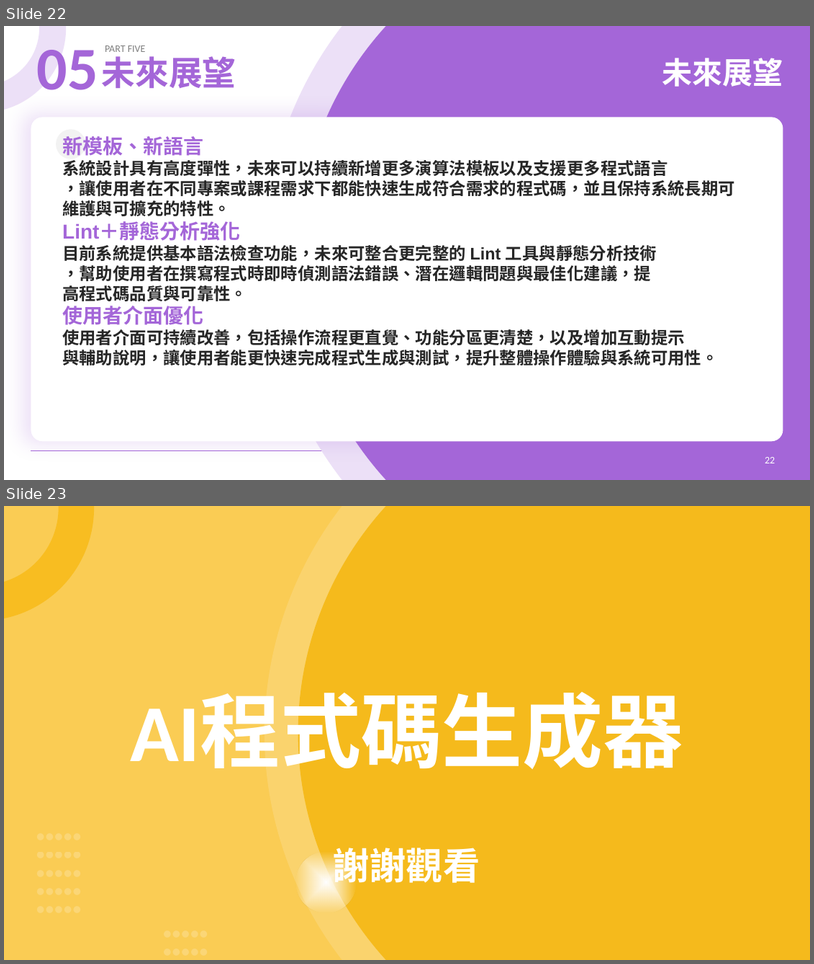
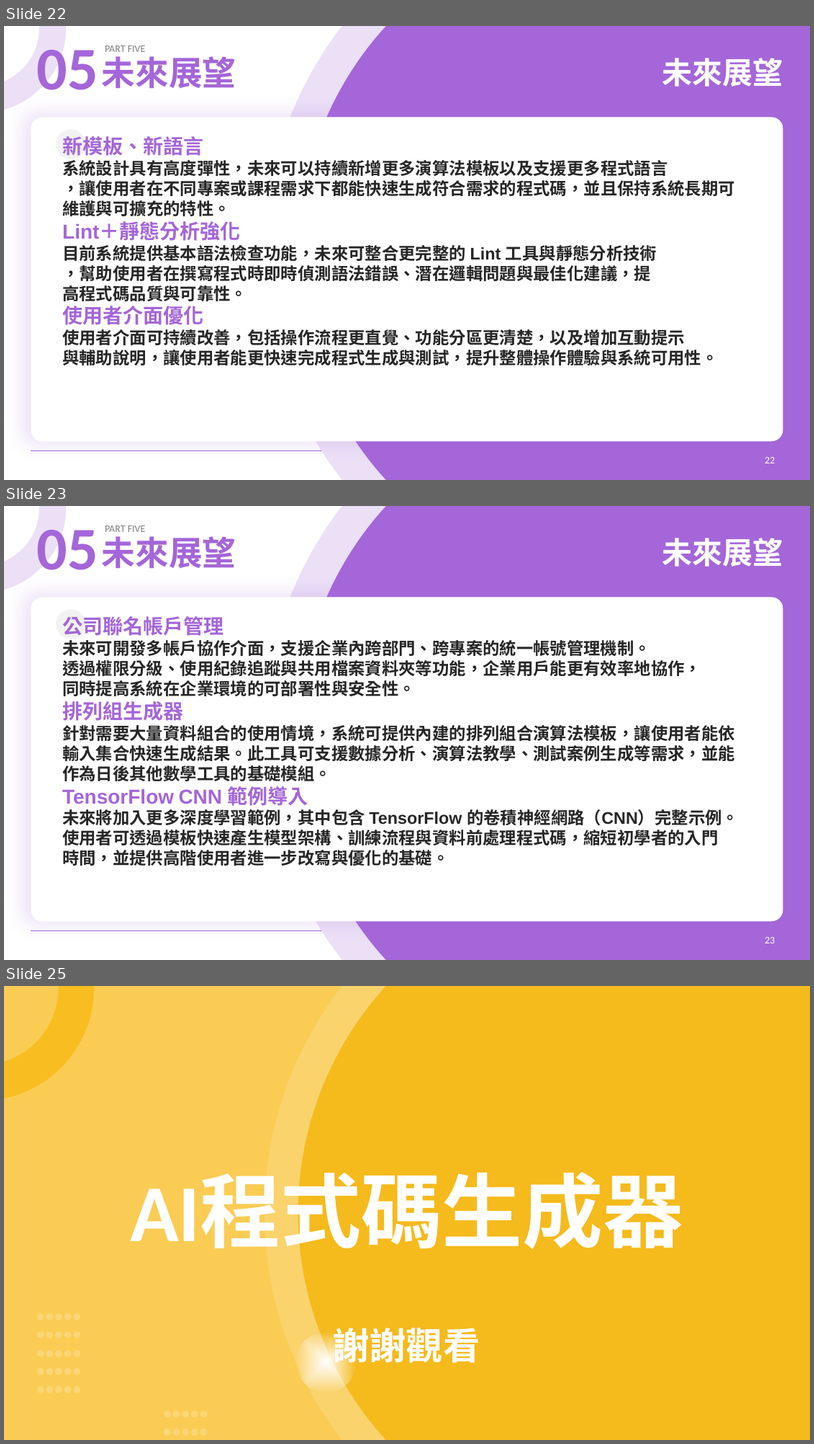
Before and after one commit to oscar940917/Smart-innovation-platform, a slide deck: 智慧創新平台/成果/智慧創新平台專題報告.pptx. Shown one above the other, each under a label of ours: slides 22 and 23 before the commit, slides 22, 23 and 25 after it; the slides between them are not shown. The pictures are 814x964 and 814x1444 pixels, drawn with LibreOffice and Linux fonts; fonts in the diff are those of the drawing; background and template pictures are left out. Boxes give left, top, right and bottom in pixels: in the first picture for what was removed or moved away, otherwise in the second. Text is boxed around its words. In the diff, an @@ line names an element or a change of style, - is before the commit and + after.

```diff
--- a/智慧創新平台/成果/智慧創新平台專題報告.pptx
+++ b/智慧創新平台/成果/智慧創新平台專題報告.pptx
@@ slide 23 added at [4, 506, 810, 960], background #FFFFFF; not listed: 9 template elements that a slide beside it also shows @@
@@ text added at [662, 538, 783, 566], 36 pt, text #FFFFFF, bold @@
+未來展望
@@ ellipse added at [56, 610, 85, 639], fill #F2F2F2 @@
@@ text added at [62, 616, 739, 865], 20 pt, text #262626, bold @@
+公司聯名帳戶管理
+未來可開發多帳戶協作介面，支援企業內跨部門、跨專案的統一帳號管理機制。
+透過權限分級、使用紀錄追蹤與共用檔案資料夾等功能，企業用戶能更有效率地協作，
+同時提高系統在企業環境的可部署性與安全性。
+排列組生成器
+針對需要大量資料組合的使用情境，系統可提供內建的排列組合演算法模板，讓使用者能依
+輸入集合快速生成結果。此工具可支援數據分析、演算法教學、測試案例生成等需求，並能
+作為日後其他數學工具的基礎模組。
+TensorFlow CNN 範例導入
+未來將加入更多深度學習範例，其中包含 TensorFlow 的卷積神經網路（CNN）完整示例。
+使用者可透過模板快速產生模型架構、訓練流程與資料前處理程式碼，縮短初學者的入門
+時間，並提供高階使用者進一步改寫與優化的基礎。
@@ what was slide 23 is now slide 25 @@
```
Also in this commit, not shown: 1 other slide added.
